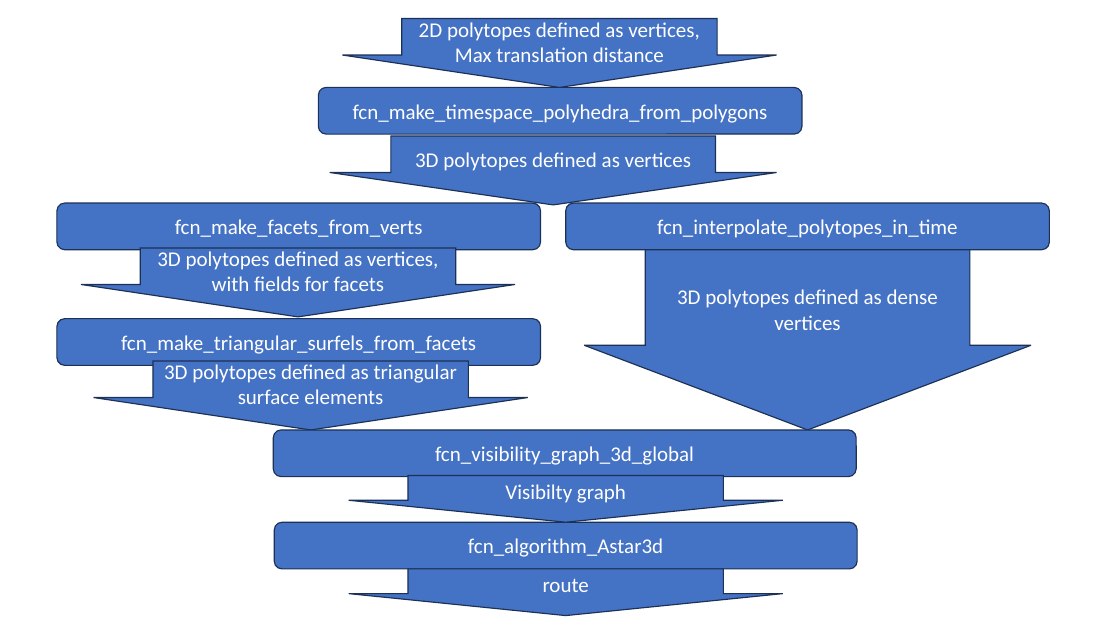
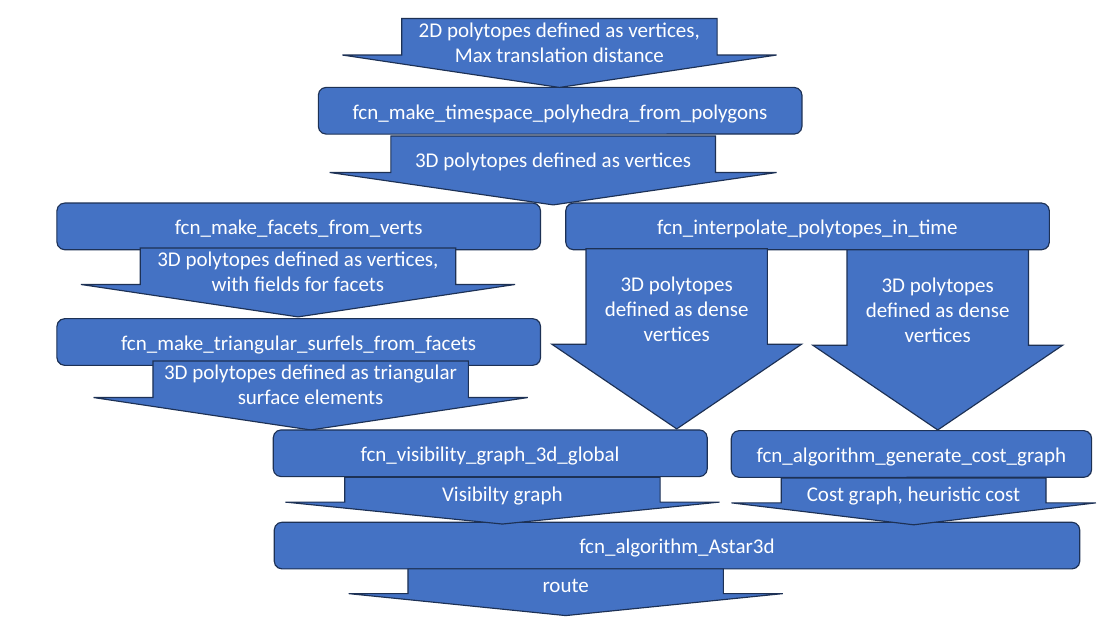
Before and after one commit to ivsg-psu/PathPlanning_GridFreePathPlanners_BoundedAStar, a slide deck: slide 109 of Documentation/3D_planning.pptx. Drawn at 1120x630 pixels with LibreOffice and Linux fonts; fonts in the diff are those of the drawing. Boxes give left, top, right and bottom in pixels: in the first picture for what was removed or moved away, otherwise in the second. Text is boxed around its words. In the diff, an @@ line names an element or a change of style, - is before the commit and + after.

```diff
--- a/Documentation/3D_planning.pptx
+++ b/Documentation/3D_planning.pptx
@@ down arrow "3D polytopes defined as dense ...": place and size @@
-down arrow "3D polytopes defined as dense ..." at (584, 250, 1031, 430)
+down arrow "3D polytopes defined as dense ..." at (552, 249, 802, 429)
@@ down arrow added at (813, 250, 1063, 430), fill #4472C4, outline #1E3256 1 pt, 18 pt, text #FFFFFF @@
+3D polytopes defined as dense vertices
@@ rounded rectangle "fcn_visibility_graph_3d_global": place and size @@
-rounded rectangle "fcn_visibility_graph_3d_global" at (273, 430, 856, 477)
+rounded rectangle "fcn_visibility_graph_3d_global" at (273, 430, 707, 477)
@@ rounded rectangle added at (732, 431, 1092, 478), fill #4472C4, outline #1E3256 1 pt, 18 pt, text #FFFFFF @@
+fcn_algorithm_generate_cost_graph
@@ down arrow "Visibilty graph": place and size @@
-down arrow "Visibilty graph" at (349, 476, 783, 523)
+down arrow "Visibilty graph" at (286, 477, 720, 524)
@@ down arrow added at (732, 478, 1096, 525), fill #4472C4, outline #1E3256 1 pt, 18 pt, text #FFFFFF @@
+Cost graph, heuristic cost
@@ rounded rectangle "fcn_algorithm_Astar3d": place and size @@
-rounded rectangle "fcn_algorithm_Astar3d" at (275, 523, 858, 570)
+rounded rectangle "fcn_algorithm_Astar3d" at (275, 523, 1081, 570)
```
Also in this commit, not shown: 15 other files.
